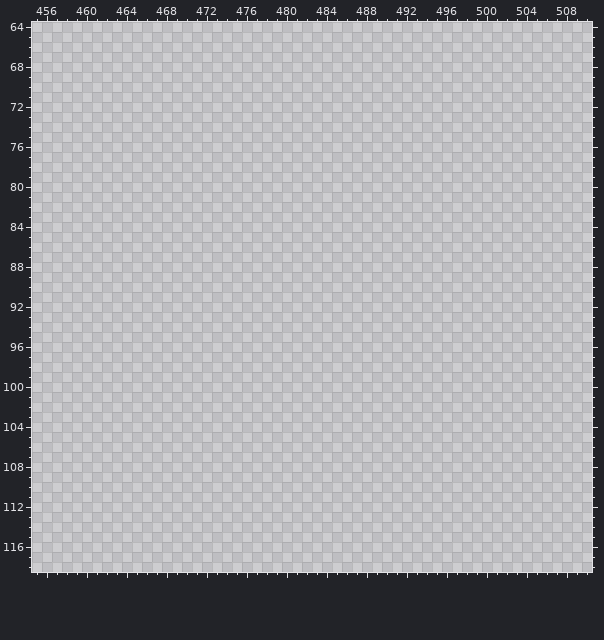
Pixel-art file: Assets/Sprites/Aseprite Files/NPC-hair-heads-torsos-legs.aseprite. Above, as it was before the edit.
640x256 pixels, 1 frame. Shown: x 455..510, y 64..118. The commit also changed other parts of the picture, which this record leaves out.
After:
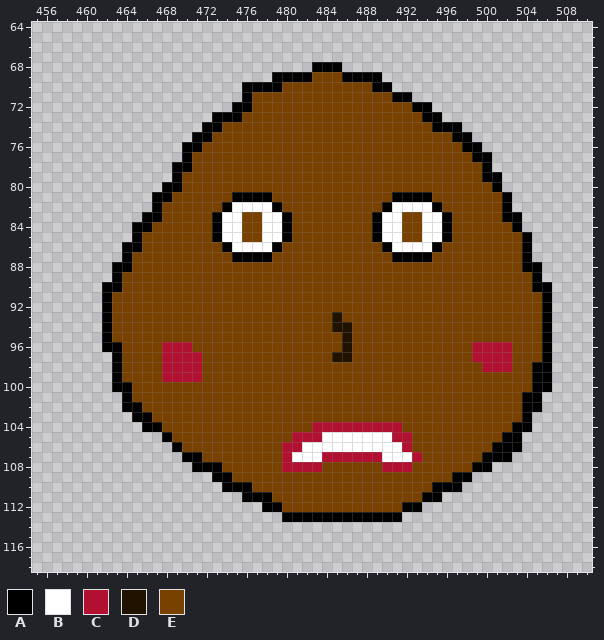
Palette (. is transparent): A #000000  B #ffffff  C #b21030  D #211200  E #794100
What changed:
y 68: x 483..485 ... -> AAA
y 69: x 479..489 ........... -> AAAAEEEAAAA
y 70: x 476..490 ............... -> AAAAEEEEEEEEEAA
y 71: x 476..492 ................. -> AEEEEEEEEEEEEEEAA
y 72: x 475..494 .................... -> AAEEEEEEEEEEEEEEEEAA
y 73: x 473..495 ....................... -> AAAEEEEEEEEEEEEEEEEEEAA
y 74: x 472..497 .......................... -> AAEEEEEEEEEEEEEEEEEEEEEAAA
y 75: x 471..498 ............................ -> AAEEEEEEEEEEEEEEEEEEEEEEEEAA
y 76: x 470..499 .............................. -> AAEEEEEEEEEEEEEEEEEEEEEEEEEEAA
y 77: x 470..500 ............................... -> AEEEEEEEEEEEEEEEEEEEEEEEEEEEEAA
y 78: x 469..500 ................................ -> AAEEEEEEEEEEEEEEEEEEEEEEEEEEEEEA
y 79: x 469..501 ................................. -> AEEEEEEEEEEEEEEEEEEEEEEEEEEEEEEAA
y 80: x 468..501 .................................. -> AAEEEEEEEEEEEEEEEEEEEEEEEEEEEEEEEA
y 81: x 467..502 .................................... -> AAEEEEEEAAAAEEEEEEEEEEEEAAAAEEEEEEEA
y 82: x 467..502 .................................... -> AEEEEEEABBBBAEEEEEEEEEEABBBBAEEEEEEA
y 83: x 466..503 ...................................... -> AAEEEEEABBEEBBAEEEEEEEEABBEEBBAEEEEEAA
y 84: x 465..503 ....................................... -> AAEEEEEEABBEEBBAEEEEEEEEABBEEBBAEEEEEEA
y 85: x 465..504 ........................................ -> AEEEEEEEABBEEBBAEEEEEEEEABBEEBBAEEEEEEEA
y 86: x 464..504 ......................................... -> AAEEEEEEEEABBBBAEEEEEEEEEEABBBBAEEEEEEEEA
y 87: x 464..504 ......................................... -> AEEEEEEEEEEAAAAEEEEEEEEEEEEAAAAEEEEEEEEEA
y 88: x 463..505 ........................................... -> AAEEEEEEEEEEEEEEEEEEEEEEEEEEEEEEEEEEEEEEEAA
y 89: x 463..505 ........................................... -> AEEEEEEEEEEEEEEEEEEEEEEEEEEEEEEEEEEEEEEEEEA
y 90: x 462..506 ............................................. -> AAEEEEEEEEEEEEEEEEEEEEEEEEEEEEEEEEEEEEEEEEEAA
y 91..92: x 462..506 ............................................. -> AEEEEEEEEEEEEEEEEEEEEEEEEEEEEEEEEEEEEEEEEEEEA
y 93: x 462..506 ............................................. -> AEEEEEEEEEEEEEEEEEEEEEEDEEEEEEEEEEEEEEEEEEEEA
y 94: x 462..506 ............................................. -> AEEEEEEEEEEEEEEEEEEEEEEDDEEEEEEEEEEEEEEEEEEEA
y 95: x 462..506 ............................................. -> AEEEEEEEEEEEEEEEEEEEEEEEDEEEEEEEEEEEEEEEEEEEA
y 96: x 462..506 ............................................. -> AAEEEECCCEEEEEEEEEEEEEEEDEEEEEEEEEEEECCCCEEEA
y 97: x 463..506 ............................................ -> AEEEECCCCEEEEEEEEEEEEEDDEEEEEEEEEEEECCCCEEEA
y 98: x 463..506 ............................................ -> AEEEECCCCEEEEEEEEEEEEEEEEEEEEEEEEEEEECCCEEAA
y 99: x 463..506 ............................................ -> AEEEECCCCEEEEEEEEEEEEEEEEEEEEEEEEEEEEEEEEEAA
y 100: x 463..506 ............................................ -> AAEEEEEEEEEEEEEEEEEEEEEEEEEEEEEEEEEEEEEEEEAA
y 101: x 464..505 .......................................... -> AEEEEEEEEEEEEEEEEEEEEEEEEEEEEEEEEEEEEEEEAA
y 102: x 464..505 .......................................... -> AAEEEEEEEEEEEEEEEEEEEEEEEEEEEEEEEEEEEEEEAA
y 103: x 465..504 ........................................ -> AAEEEEEEEEEEEEEEEEEEEEEEEEEEEEEEEEEEEEEA
y 104: x 466..504 ....................................... -> AAEEEEEEEEEEEEEEECCCCCCCCCEEEEEEEEEEEAA
y 105: x 468..503 .................................... -> AEEEEEEEEEEEECCCBBBBBBBCCEEEEEEEEEAA
y 106: x 469..503 ................................... -> AEEEEEEEEEECCBBBBBBBBBBCEEEEEEEEAAA
y 107: x 470..502 ................................. -> AAEEEEEEEECBBBCCCCCCBBBCEEEEEEAAA
y 108: x 471..500 .............................. -> AAAEEEEEECCCCEEEEEECCCEEEEEEAA
y 109: x 473..498 .......................... -> AAEEEEEEEEEEEEEEEEEEEEEEAA
y 110: x 474..497 ........................ -> AAAEEEEEEEEEEEEEEEEEEAAA
y 111: x 476..495 .................... -> AAAEEEEEEEEEEEEEEEAA
y 112: x 478..493 ................ -> AAEEEEEEEEEEEEAA
y 113: x 480..491 ............ -> AAAAAAAAAAAA
